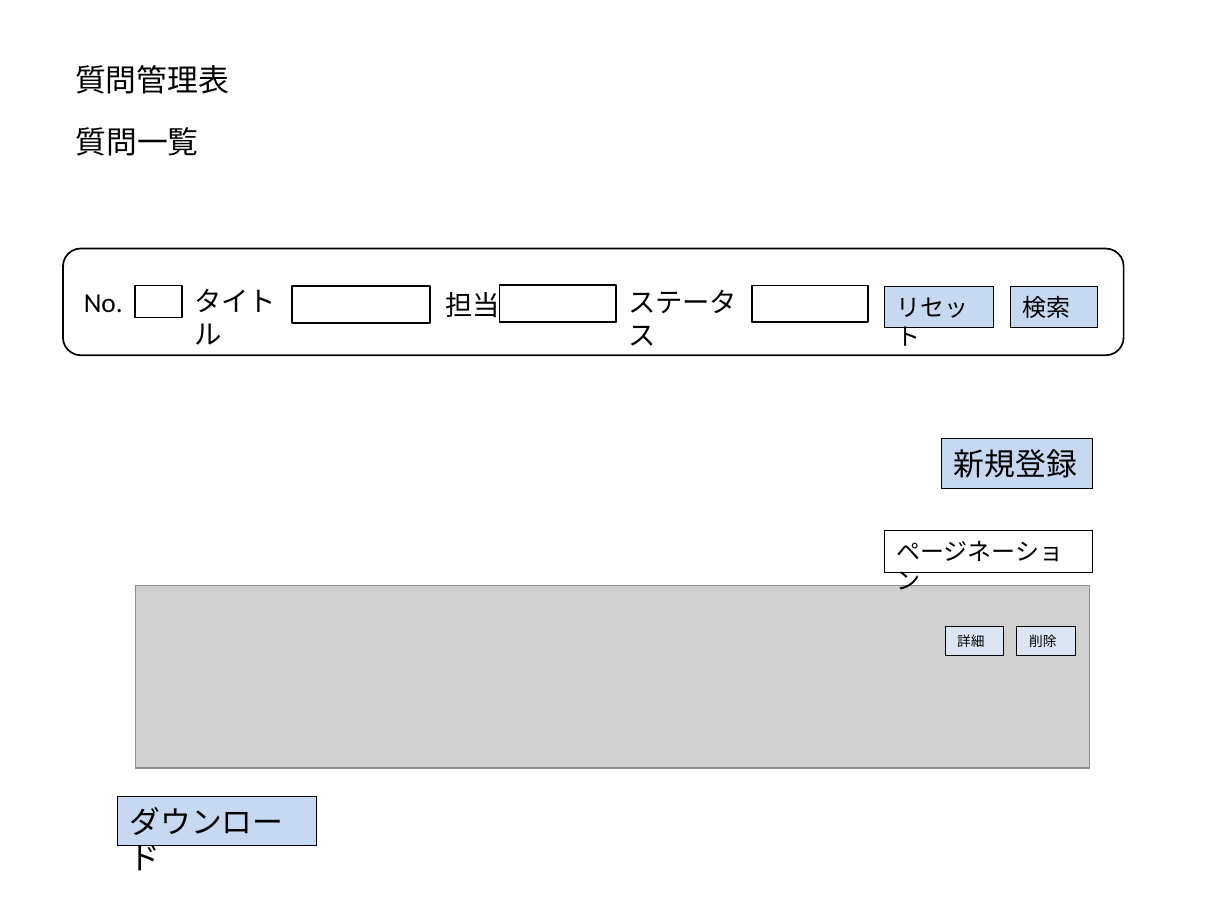
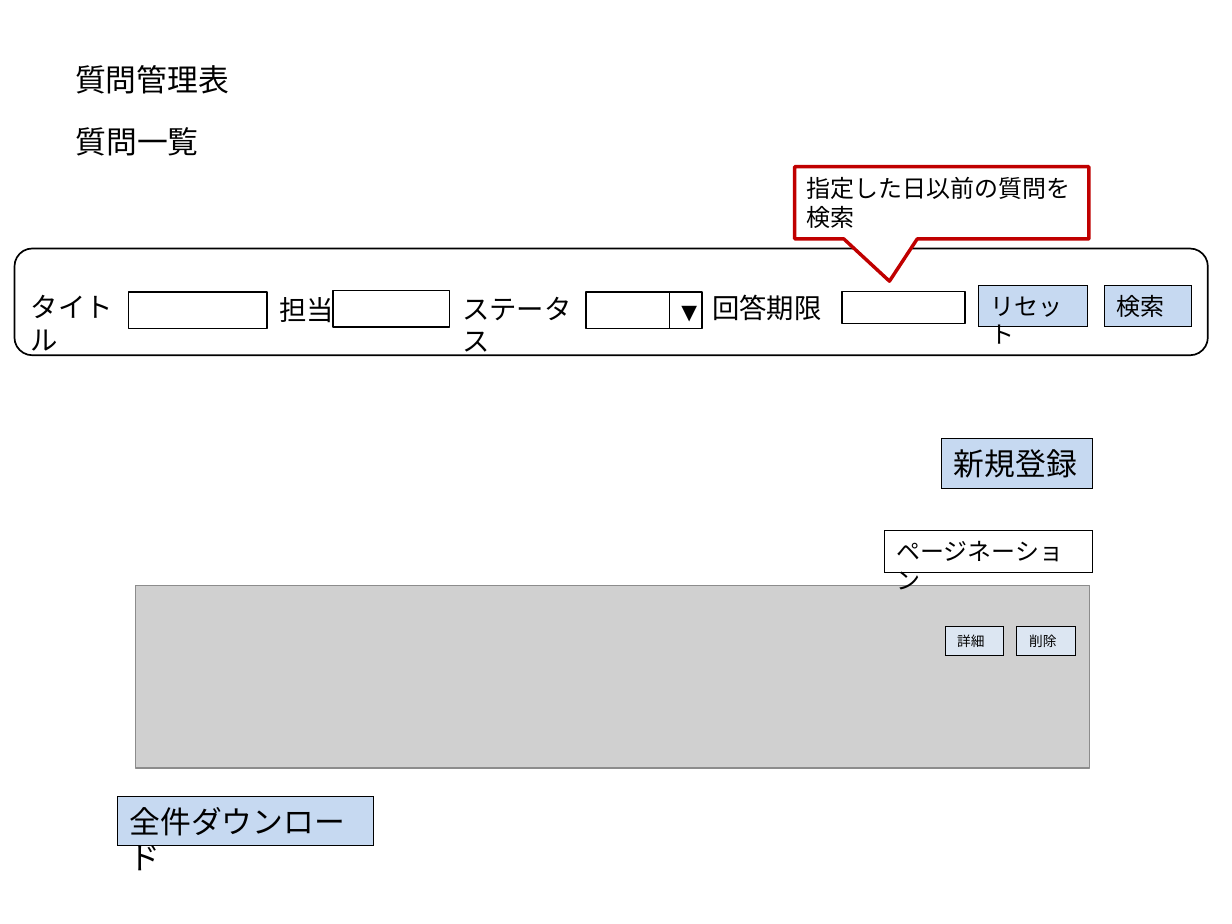
Before and after one commit to t-shimada/qa-docs, a slide deck: slide 1 of 画面一覧.pptx. Drawn at 1232x924 pixels with LibreOffice and Linux fonts; fonts in the diff are those of the drawing; grey boxes stand for pictures. Boxes give left, top, right and bottom in pixels: in the first picture for what was removed or moved away, otherwise in the second. Text is boxed around its words. In the diff, an @@ line names an element or a change of style, - is before the commit and + after.

Commit message:
画面一覧とテーブル仕様書を修正

```diff
--- a/画面一覧.pptx
+++ b/画面一覧.pptx
@@ speech box added at box(795, 166, 1089, 239), fill #FFFFFF, outline #C00000 2 pt, 14 pt, text #000000 @@
+指定した日以前の質問を検索
@@ rounded rectangle: place and size @@
-rounded rectangle at box(63, 249, 1124, 356)
+rounded rectangle at box(15, 249, 1209, 356)
@@ text removed at box(84, 294, 123, 313) @@
-No.
@@ 3 texts, 3 rectangles: place and size @@
-3 texts, 3 rectangles at box(194, 286, 867, 346)
+3 texts, 3 rectangles at box(31, 291, 702, 356)
@@ text added at box(669, 293, 702, 330), 12 pt, text #000000 @@
+▼
@@ line added from (669, 293) to (669, 329), #000000 0.75 pt @@
@@ text added at box(712, 294, 821, 321), 16 pt, text #000000 @@
+回答期限
@@ rectangle: place and size @@
-rectangle at box(136, 286, 182, 318)
+rectangle at box(841, 292, 965, 324)
@@ rectangle "リセット": place and size @@
-rectangle "リセット" at box(885, 287, 994, 329)
+rectangle "リセット" at box(978, 285, 1088, 326)
@@ rectangle "検索": place and size @@
-rectangle "検索" at box(1010, 287, 1098, 329)
+rectangle "検索" at box(1105, 285, 1193, 326)
@@ rectangle "全件ダウンロード": place and size @@
-rectangle "全件ダウンロード" at box(117, 796, 315, 845)
+rectangle "全件ダウンロード" at box(117, 796, 373, 845)
@@ text in rectangle at box(130, 807, 346, 871): text changed @@
-ダウンロード
+全件ダウンロード
```
Also in this commit, not shown: 5 other slides changed, 1 slide added, 1 slide removed, 2 other files.
